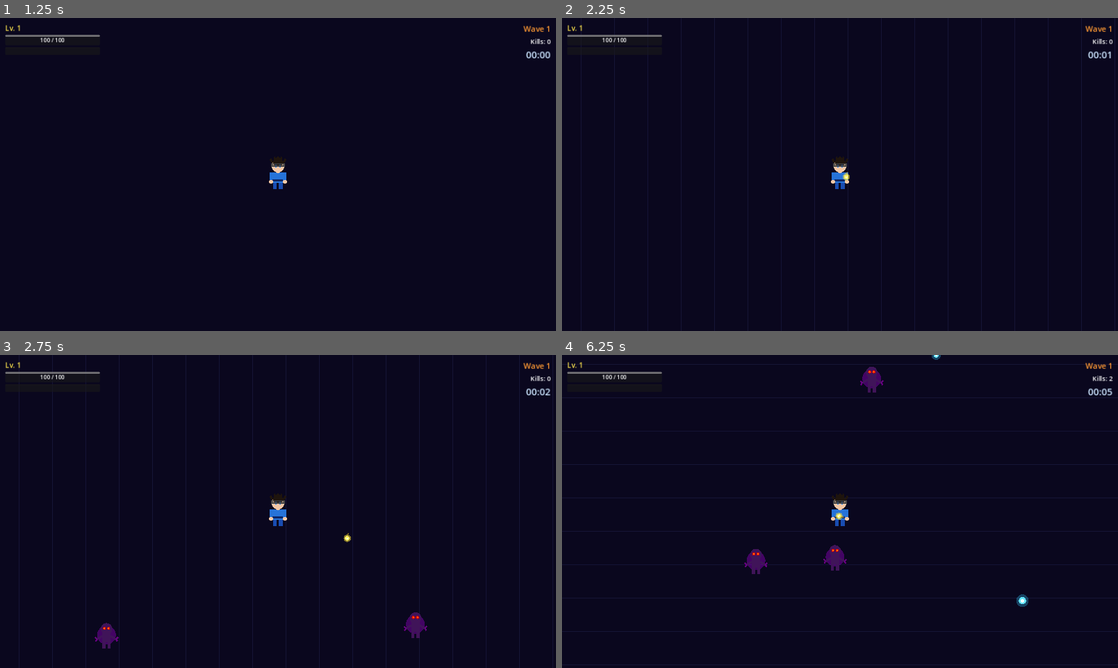
Above: before the commit, frames 1-4 (two rows, left to right).
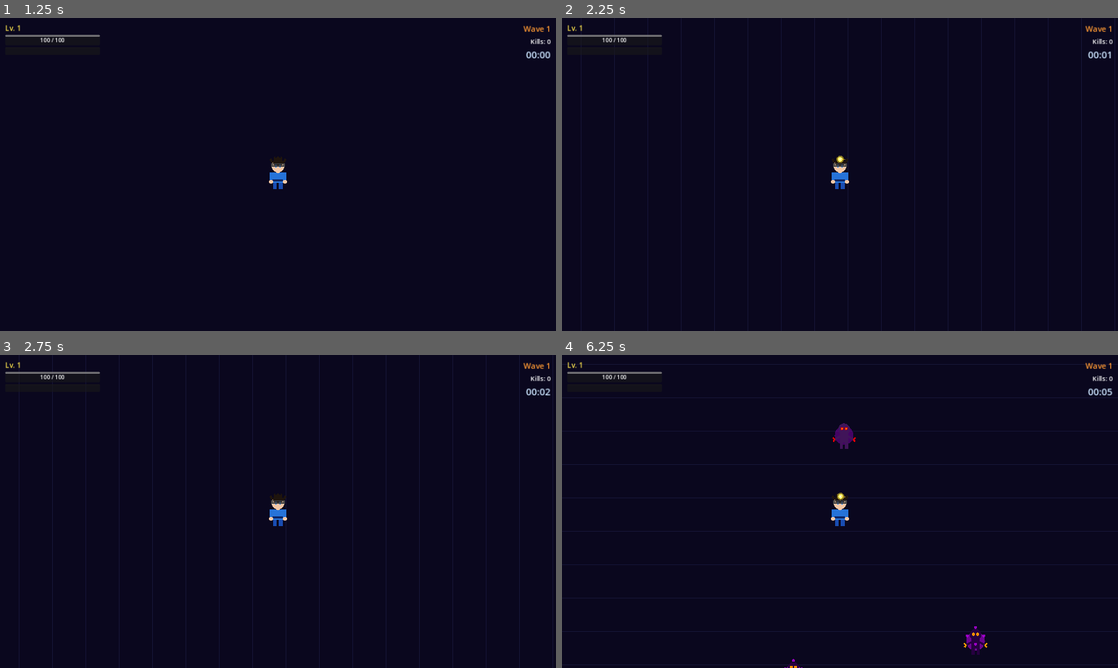
Above: after the commit, the same moments.

Repository: steven300999/Anime-Wave
Game: Godot game, scene res://scenes/main_menu.tscn
Two runs of this game, one before a commit and one after it. Both use one fixed random seed, a clock stepped at 60 frames per second and the inputs below.
Inputs:
- Up to frame 1 (1.25 s): click "PLAY" at 0.5 s
- Up to frame 2 (2.25 s): tap Enter at 1.25 s; hold D (move_right) 1.28-2.03 s; hold S (move_down) from 2.03 s (still down)
- Up to frame 3 (2.75 s): keep holding S (move_down)
- Up to frame 4 (6.25 s): release S (move_down) at 2.78 s; hold D (move_right) 2.78-3.53 s; hold W (move_up) 3.53-4.28 s; hold A (move_left) 4.28-5.78 s; hold S (move_down) from 5.78 s (still down)

Frame 1 is identical in both runs. In frame 2, less than 0.1% of the frame differs, in the area x 49-52%, y 44-52%; in frame 3, 0.4%; in frame 4, 1.2%, in the area x 32-100%, y 0-100%.

Commit message:
Changes before error encountered
Co-authored-by: steven300999 <148907944+steven300999@users.noreply.github.com>

Diff:
--- a/scripts/enemy.gd
+++ b/scripts/enemy.gd
@@ -1,52 +1,204 @@
+class_name Enemy
 extends CharacterBody2D
 
 signal died(pos: Vector2, exp_value: int)
 
-@export var base_speed := 80.0
-@export var base_health := 30.0
-@export var base_damage := 10.0
-@export var base_exp := 20
+## One entry per anime universe — two enemy types each.
+enum EnemyType {
+	# Jujutsu Kaisen
+	CURSE,           # fast, fragile melee
+	SPECIAL_GRADE,   # tough, charges at player
+	# One Piece
+	MARINE,          # steady, armoured melee
+	HENCHMAN,        # agile melee brawler
+	# Dragon Ball
+	FRIEZA_SOLDIER,  # ranged ki blasts
+	SAIBAMAN,        # extreme-speed rush
+	# Bleach
+	HOLLOW,          # slow, tanky melee
+	ARRANCAR,        # ranged cero blasts
+	# My Hero Academia
+	VILLAIN,         # standard melee
+	NOMU,            # ultra-tank, massive damage
+	# One Punch Man
+	MONSTER,         # fast melee
+	DRAGON_LEVEL,    # fast charge, very dangerous
+}
+
+enum AttackPattern { MELEE, RANGED, CHARGE, RUSH, TANK }
+
+@export var enemy_type: EnemyType = EnemyType.CURSE
+@export var is_boss := false
+
+var base_speed := 80.0
+var base_health := 30.0
+var base_damage := 10.0
+var base_exp := 20
 
 var current_health: float
 var speed: float
 var damage: float
 var exp_drop: int
+var _attack_pattern: AttackPattern = AttackPattern.MELEE
 
 var _player: Node2D = null
 var _flash_timer := 0.0
 var _damage_cooldown := 0.0
 const DAMAGE_INTERVAL := 0.6
 
+# State for charge/rush attack patterns
+var _charge_timer := 3.0
+var _charge_active := false
+var _charge_duration := 0.0
+
 func _ready() -> void:
 	add_to_group("enemies")
+	_apply_type_stats()
 	current_health = base_health
 	speed = base_speed
 	damage = base_damage
 	exp_drop = base_exp
 	queue_redraw()
 
+## Populate base stats from enemy_type (and apply boss multipliers when is_boss).
+func _apply_type_stats() -> void:
+	match enemy_type:
+		EnemyType.CURSE:
+			base_speed = 95.0; base_health = 20.0; base_damage = 10.0; base_exp = 15
+			_attack_pattern = AttackPattern.MELEE
+		EnemyType.SPECIAL_GRADE:
+			base_speed = 70.0; base_health = 70.0; base_damage = 18.0; base_exp = 40
+			_attack_pattern = AttackPattern.CHARGE
+		EnemyType.MARINE:
+			base_speed = 60.0; base_health = 40.0; base_damage = 8.0; base_exp = 20
+			_attack_pattern = AttackPattern.MELEE
+		EnemyType.HENCHMAN:
+			base_speed = 80.0; base_health = 25.0; base_damage = 12.0; base_exp = 15
+			_attack_pattern = AttackPattern.MELEE
+		EnemyType.FRIEZA_SOLDIER:
+			base_speed = 65.0; base_health = 35.0; base_damage = 8.0; base_exp = 20
+			_attack_pattern = AttackPattern.RANGED
+		EnemyType.SAIBAMAN:
+			base_speed = 110.0; base_health = 15.0; base_damage = 10.0; base_exp = 15
+			_attack_pattern = AttackPattern.RUSH
+		EnemyType.HOLLOW:
+			base_speed = 55.0; base_health = 50.0; base_damage = 14.0; base_exp = 25
+			_attack_pattern = AttackPattern.MELEE
+		EnemyType.ARRANCAR:
+			base_speed = 85.0; base_health = 45.0; base_damage = 16.0; base_exp = 30
+			_attack_pattern = AttackPattern.RANGED
+		EnemyType.VILLAIN:
+			base_speed = 75.0; base_health = 30.0; base_damage = 10.0; base_exp = 20
+			_attack_pattern = AttackPattern.MELEE
+		EnemyType.NOMU:
+			base_speed = 45.0; base_health = 100.0; base_damage = 25.0; base_exp = 50
+			_attack_pattern = AttackPattern.TANK
+		EnemyType.MONSTER:
+			base_speed = 90.0; base_health = 30.0; base_damage = 12.0; base_exp = 20
+			_attack_pattern = AttackPattern.MELEE
+		EnemyType.DRAGON_LEVEL:
+			base_speed = 100.0; base_health = 80.0; base_damage = 22.0; base_exp = 45
+			_attack_pattern = AttackPattern.CHARGE
+	if is_boss:
+		base_health  *= 3.0
+		base_damage  *= 2.0
+		base_speed   *= 1.5
+		base_exp     *= 3
+
+## Called by WaveManager after adding to the scene tree.
 func setup(health_mult: float, speed_bonus: float) -> void:
 	base_health = base_health * health_mult
 	current_health = base_health
 	speed = base_speed + speed_bonus
+	damage = base_damage
 	exp_drop = int(base_exp * health_mult)
+	queue_redraw()
+
+# ---------------------------------------------------------------------------
+# Physics / movement
+# ---------------------------------------------------------------------------
 
 func _physics_process(delta: float) -> void:
 	if _player == null or not is_instance_valid(_player):
 		_player = get_tree().get_first_node_in_group("player") as Node2D
 		if _player == null:
 			return
+	match _attack_pattern:
+		AttackPattern.MELEE:   _behavior_melee(delta)
+		AttackPattern.RANGED:  _behavior_ranged(delta)
+		AttackPattern.CHARGE:  _behavior_charge(delta)
+		AttackPattern.RUSH:    _behavior_rush(delta)
+		AttackPattern.TANK:    _behavior_tank(delta)
+
+## Standard straight-line pursuit with contact damage.
+func _behavior_melee(delta: float) -> void:
 	var dir := (_player.global_position - global_position).normalized()
 	velocity = dir * speed
 	move_and_slide()
-	# Contact damage — tick down cooldown and check proximity
+	_tick_contact_damage(delta, 28.0)
+
+## Maintains standoff distance; fires a ranged damage pulse every 2 s.
+func _behavior_ranged(delta: float) -> void:
+	var dist := global_position.distance_to(_player.global_position)
+	var dir  := (_player.global_position - global_position).normalized()
+	if dist > 180.0:
+		velocity = dir * speed
+	elif dist < 120.0:
+		velocity = -dir * (speed * 0.5)
+	else:
+		velocity = Vector2.ZERO
+	move_and_slide()
 	if _damage_cooldown > 0.0:
 		_damage_cooldown -= delta
+	elif dist < 300.0:
+		if _player.has_method("take_damage"):
+			_player.take_damage(damage)
+		_damage_cooldown = 2.0
+
+## Slow creep then a fast 0.8 s sprint every 3 s.
+func _behavior_charge(delta: float) -> void:
+	if _charge_active:
+		_charge_duration -= delta
+		var dir := (_player.global_position - global_position).normalized()
+		velocity = dir * speed * 2.5
+		if _charge_duration <= 0.0:
+			_charge_active = false
+			_charge_timer = 3.0
 	else:
-		if global_position.distance_to(_player.global_position) < 28.0:
-			if _player.has_method("take_damage"):
-				_player.take_damage(damage)
-			_damage_cooldown = DAMAGE_INTERVAL
+		_charge_timer -= delta
+		var dir := (_player.global_position - global_position).normalized()
+		velocity = dir * speed * 0.4
+		if _charge_timer <= 0.0:
+			_charge_active = true
+			_charge_duration = 0.8
+	move_and_slide()
+	_tick_contact_damage(delta, 32.0)
+
+## Fastest movement straight at player, slightly larger contact range.
+func _behavior_rush(delta: float) -> void:
+	var dir := (_player.global_position - global_position).normalized()
+	velocity = dir * speed
+	move_and_slide()
+	_tick_contact_damage(delta, 30.0)
+
+## Slow but unstoppable; largest contact range and highest base damage.
+func _behavior_tank(delta: float) -> void:
+	var dir := (_player.global_position - global_position).normalized()
+	velocity = dir * speed
+	move_and_slide()
+	_tick_contact_damage(delta, 35.0)
+
+func _tick_contact_damage(delta: float, contact_range: float) -> void:
+	if _damage_cooldown > 0.0:
+		_damage_cooldown -= delta
+	elif global_position.distance_to(_player.global_position) < contact_range:
+		if _player.has_method("take_damage"):
+			_player.take_damage(damage)
+		_damage_cooldown = DAMAGE_INTERVAL
+
+# ---------------------------------------------------------------------------
+# Visual flash on hit
+# ---------------------------------------------------------------------------
 
 func _process(delta: float) -> void:
 	if _flash_timer > 0.0:
@@ -65,28 +217,95 @@
 	died.emit(global_position, exp_drop)
 	queue_free()
 
+# ---------------------------------------------------------------------------
+# Drawing — distinct palette / silhouette per type; 1.5× scale for bosses
+# ---------------------------------------------------------------------------
+
 func _draw() -> void:
-	# Curse/zombie enemy placeholder — dark menacing figure
-	var body_color := Color(0.25, 0.08, 0.35)
-	var glow_color := Color(0.6, 0.0, 0.8, 0.4)
-	# Glow aura
-	draw_circle(Vector2.ZERO, 18, glow_color)
-	# Body
-	draw_rect(Rect2(-8, -4, 16, 18), body_color)
-	# Head
-	draw_circle(Vector2(0, -12), 11, body_color)
-	# Glowing eyes
-	draw_circle(Vector2(-4, -13), 3, Color(0.9, 0.0, 0.0))
-	draw_circle(Vector2(4, -13), 3, Color(0.9, 0.0, 0.0))
-	draw_circle(Vector2(-4, -13), 1.5, Color(1.0, 0.5, 0.0))
-	draw_circle(Vector2(4, -13), 1.5, Color(1.0, 0.5, 0.0))
-	# Claws / arms
-	draw_line(Vector2(-8, 2), Vector2(-18, 8), body_color, 4)
-	draw_line(Vector2(-18, 8), Vector2(-22, 4), Color(0.4, 0.0, 0.5), 3)
-	draw_line(Vector2(-18, 8), Vector2(-21, 12), Color(0.4, 0.0, 0.5), 3)
-	draw_line(Vector2(8, 2), Vector2(18, 8), body_color, 4)
-	draw_line(Vector2(18, 8), Vector2(22, 4), Color(0.4, 0.0, 0.5), 3)
-	draw_line(Vector2(18, 8), Vector2(21, 12), Color(0.4, 0.0, 0.5), 3)
-	# Legs
-	draw_rect(Rect2(-8, 14, 6, 12), body_color)
-	draw_rect(Rect2(2, 14, 6, 12), body_color)
+	var s := 1.5 if is_boss else 1.0
+	match enemy_type:
+		EnemyType.CURSE:
+			_draw_figure(s, Color(0.25, 0.08, 0.35), Color(0.6, 0.0, 0.8, 0.4), Color(0.9, 0.0, 0.0))
+		EnemyType.SPECIAL_GRADE:
+			_draw_figure(s, Color(0.15, 0.00, 0.25), Color(0.8, 0.0, 1.0, 0.5), Color(1.0, 0.6, 0.0))
+			# Cursed-energy sigils orbiting the head
+			for i in range(4):
+				var a := i * PI / 2.0
+				draw_circle(Vector2(cos(a) * 16.0 * s, sin(a) * 16.0 * s - 10.0 * s),
+						3.0 * s, Color(0.8, 0.0, 1.0, 0.7))
+		EnemyType.MARINE:
+			_draw_figure(s, Color(0.10, 0.10, 0.50), Color(0.2, 0.2, 0.8, 0.3), Color(0.9, 0.9, 0.0))
+			# Epaulettes
+			draw_rect(Rect2(-13.0 * s, -7.0 * s, 6.0 * s, 4.0 * s), Color(0.8, 0.8, 1.0))
+			draw_rect(Rect2(7.0 * s,  -7.0 * s, 6.0 * s, 4.0 * s), Color(0.8, 0.8, 1.0))
+		EnemyType.HENCHMAN:
+			_draw_figure(s, Color(0.40, 0.25, 0.10), Color(0.5, 0.3, 0.1, 0.3), Color(0.7, 0.2, 0.0))
+		EnemyType.FRIEZA_SOLDIER:
+			_draw_figure(s, Color(0.50, 0.30, 0.60), Color(0.6, 0.4, 0.8, 0.3), Color(0.0, 0.8, 1.0))
+			# Armour chest-plate overlay
+			draw_rect(Rect2(-9.0 * s, -3.0 * s, 18.0 * s, 10.0 * s), Color(0.9, 0.8, 1.0, 0.5))
+		EnemyType.SAIBAMAN:
+			# Small, round, plant-like creature
+			draw_circle(Vector2.ZERO, 14.0 * s, Color(0.1, 0.5, 0.1, 0.4))
+			draw_circle(Vector2(0.0, -2.0 * s), 12.0 * s, Color(0.2, 0.6, 0.1))
+			draw_circle(Vector2(-4.0 * s, -4.0 * s), 3.0 * s, Color(1.0, 0.2, 0.0))
+			draw_circle(Vector2(4.0 * s,  -4.0 * s), 3.0 * s, Color(1.0, 0.2, 0.0))
+			for i in range(4):
+				var a := i * PI / 2.0 + PI / 4.0
+				draw_line(Vector2.ZERO,
+						Vector2(cos(a) * 14.0 * s, sin(a) * 14.0 * s),
+						Color(0.2, 0.5, 0.1), 2.0 * s)
+		EnemyType.HOLLOW:
+			# White body with a black hollow-mask face
+			_draw_figure(s, Color(0.85, 0.85, 0.90), Color(0.7, 0.7, 0.8, 0.3), Color(0.0, 0.0, 0.0))
+			draw_circle(Vector2(0.0, -12.0 * s), 8.0 * s, Color(0.95, 0.95, 1.0))
+			draw_circle(Vector2(0.0, -12.0 * s), 6.0 * s, Color(0.10, 0.10, 0.10))
+			draw_circle(Vector2(-3.0 * s, -14.0 * s), 2.0 * s, Color(0.0, 0.8, 0.0))
+			draw_circle(Vector2(3.0 * s,  -14.0 * s), 2.0 * s, Color(0.0, 0.8, 0.0))
+		EnemyType.ARRANCAR:
+			# White coat with black hakama stripe
+			_draw_figure(s, Color(0.90, 0.90, 0.95), Color(0.5, 0.5, 1.0, 0.3), Color(0.0, 0.5, 1.0))
+			draw_rect(Rect2(-4.0 * s, -2.0 * s, 8.0 * s, 14.0 * s), Color(0.1, 0.1, 0.15))
+		EnemyType.VILLAIN:
+			_draw_figure(s, Color(0.10, 0.10, 0.30), Color(0.2, 0.0, 0.5, 0.3), Color(0.8, 0.0, 0.0))
+			# Villain villain-mask / goggles
+			draw_rect(Rect2(-7.0 * s, -17.0 * s, 14.0 * s, 5.0 * s), Color(0.1, 0.1, 0.2))
+			draw_circle(Vector2(-3.0 * s, -14.5 * s), 2.5 * s, Color(0.6, 0.0, 0.8))
+			draw_circle(Vector2(3.0 * s,  -14.5 * s), 2.5 * s, Color(0.6, 0.0, 0.8))
+		EnemyType.NOMU:
+			# Dark, massive body with exposed brain
+			_draw_figure(s, Color(0.15, 0.10, 0.10), Color(0.3, 0.1, 0.0, 0.4), Color(0.8, 0.2, 0.0))
+			draw_circle(Vector2(0.0, -20.0 * s), 9.0 * s, Color(0.8, 0.4, 0.4))
+			draw_circle(Vector2(0.0, -20.0 * s), 6.0 * s, Color(0.9, 0.5, 0.5))
+		EnemyType.MONSTER:
+			_draw_figure(s, Color(0.60, 0.20, 0.00), Color(0.8, 0.3, 0.0, 0.4), Color(1.0, 0.8, 0.0))
+		EnemyType.DRAGON_LEVEL:
+			_draw_figure(s, Color(0.50, 0.00, 0.00), Color(0.9, 0.0, 0.0, 0.5), Color(1.0, 0.5, 0.0))
+			# Horns
+			draw_line(Vector2(-5.0 * s, -20.0 * s), Vector2(-10.0 * s, -30.0 * s),
+					Color(0.6, 0.0, 0.0), 3.0 * s)
+			draw_line(Vector2(5.0 * s,  -20.0 * s), Vector2(10.0 * s,  -30.0 * s),
+					Color(0.6, 0.0, 0.0), 3.0 * s)
+	# Gold crown on boss variants
+	if is_boss:
+		draw_circle(Vector2(0.0,        -28.0 * s), 5.0 * s, Color.GOLD)
+		draw_circle(Vector2(-7.0 * s,  -26.0 * s), 3.0 * s, Color.GOLD)
+		draw_circle(Vector2(7.0 * s,   -26.0 * s), 3.0 * s, Color.GOLD)
+
+## Shared humanoid silhouette — body, head, eyes, arms, legs.
+func _draw_figure(s: float, body: Color, glow: Color, eye: Color) -> void:
+	draw_circle(Vector2.ZERO, 18.0 * s, glow)
+	draw_rect(Rect2(-8.0 * s, -4.0 * s, 16.0 * s, 18.0 * s), body)
+	draw_circle(Vector2(0.0, -12.0 * s), 11.0 * s, body)
+	draw_circle(Vector2(-4.0 * s, -13.0 * s), 3.0 * s, eye)
+	draw_circle(Vector2(4.0 * s,  -13.0 * s), 3.0 * s, eye)
+	draw_circle(Vector2(-4.0 * s, -13.0 * s), 1.5 * s, Color(1.0, 0.5, 0.0))
+	draw_circle(Vector2(4.0 * s,  -13.0 * s), 1.5 * s, Color(1.0, 0.5, 0.0))
+	draw_line(Vector2(-8.0 * s,  2.0 * s), Vector2(-18.0 * s,  8.0 * s), body, 4.0 * s)
+	draw_line(Vector2(-18.0 * s, 8.0 * s), Vector2(-22.0 * s,  4.0 * s), eye,  3.0 * s)
+	draw_line(Vector2(-18.0 * s, 8.0 * s), Vector2(-21.0 * s, 12.0 * s), eye,  3.0 * s)
+	draw_line(Vector2(8.0 * s,   2.0 * s), Vector2(18.0 * s,   8.0 * s), body, 4.0 * s)
+	draw_line(Vector2(18.0 * s,  8.0 * s), Vector2(22.0 * s,   4.0 * s), eye,  3.0 * s)
+	draw_line(Vector2(18.0 * s,  8.0 * s), Vector2(21.0 * s,  12.0 * s), eye,  3.0 * s)
+	draw_rect(Rect2(-8.0 * s, 14.0 * s, 6.0 * s, 12.0 * s), body)
+	draw_rect(Rect2(2.0 * s,  14.0 * s, 6.0 * s, 12.0 * s), body)
--- a/scripts/wave_manager.gd
+++ b/scripts/wave_manager.gd
@@ -6,7 +6,7 @@
 signal enemy_spawned
 
 const ENEMY_SCENE := preload("res://scenes/enemy.tscn")
-const EXP_SCENE := preload("res://scenes/exp_orb.tscn")
+const EXP_SCENE   := preload("res://scenes/exp_orb.tscn")
 
 @export var spawn_radius_min := 500.0
 @export var spawn_radius_max := 700.0
@@ -23,6 +23,18 @@
 
 var _health_multiplier := 1.0
 var _speed_bonus := 0.0
+var _is_boss_wave := false
+
+## Two enemy types per anime universe — index matches Enemy.EnemyType enum.
+## Layout: [universe_0_type_a, universe_0_type_b], [universe_1_type_a, ...], …
+const UNIVERSE_ENEMIES: Array = [
+	[Enemy.EnemyType.CURSE,          Enemy.EnemyType.SPECIAL_GRADE],  # Jujutsu Kaisen
+	[Enemy.EnemyType.MARINE,         Enemy.EnemyType.HENCHMAN],        # One Piece
+	[Enemy.EnemyType.FRIEZA_SOLDIER, Enemy.EnemyType.SAIBAMAN],        # Dragon Ball
+	[Enemy.EnemyType.HOLLOW,         Enemy.EnemyType.ARRANCAR],        # Bleach
+	[Enemy.EnemyType.VILLAIN,        Enemy.EnemyType.NOMU],            # My Hero Academia
+	[Enemy.EnemyType.MONSTER,        Enemy.EnemyType.DRAGON_LEVEL],    # One Punch Man
+]
 
 func _ready() -> void:
 	pass
@@ -49,9 +61,10 @@
 
 func _start_wave() -> void:
 	wave_number += 1
-	# Scale difficulty each wave
+	# Every 5th wave is a boss wave — fewer but much stronger enemies.
+	_is_boss_wave = (wave_number % 5 == 0)
 	var base_count := 5 + (wave_number - 1) * 3
-	enemies_to_spawn = base_count
+	enemies_to_spawn = max(1, base_count / 3) if _is_boss_wave else base_count
 	enemies_alive = 0
 	_health_multiplier = 1.0 + (wave_number - 1) * 0.25
 	_speed_bonus = max(0.0, (wave_number - 3) * 8.0)
@@ -63,15 +76,21 @@
 	var player := get_tree().get_first_node_in_group("player") as Node2D
 	if player == null:
 		return
-	# Spawn at a random point around the player just outside the viewport
+	# Spawn at a random point around the player just outside the viewport.
 	var angle := randf() * TAU
-	var dist := randf_range(spawn_radius_min, spawn_radius_max)
+	var dist  := randf_range(spawn_radius_min, spawn_radius_max)
 	var spawn_pos := player.global_position + Vector2(cos(angle), sin(angle)) * dist
-	var enemy: Node2D = ENEMY_SCENE.instantiate()
+
+	var enemy: Enemy = ENEMY_SCENE.instantiate() as Enemy
+	# Set type and boss flag BEFORE add_child so _ready() picks them up.
+	var universe_idx := (wave_number - 1) % UNIVERSE_ENEMIES.size()
+	var types: Array = UNIVERSE_ENEMIES[universe_idx]
+	enemy.enemy_type = types[randi() % types.size()]
+	enemy.is_boss = _is_boss_wave
+
 	get_tree().current_scene.add_child(enemy)
 	enemy.global_position = spawn_pos
-	if enemy.has_method("setup"):
-		enemy.setup(_health_multiplier, _speed_bonus)
+	enemy.setup(_health_multiplier, _speed_bonus)
 	enemy.connect("died", _on_enemy_died)
 	enemies_alive += 1
 	enemy_spawned.emit()
